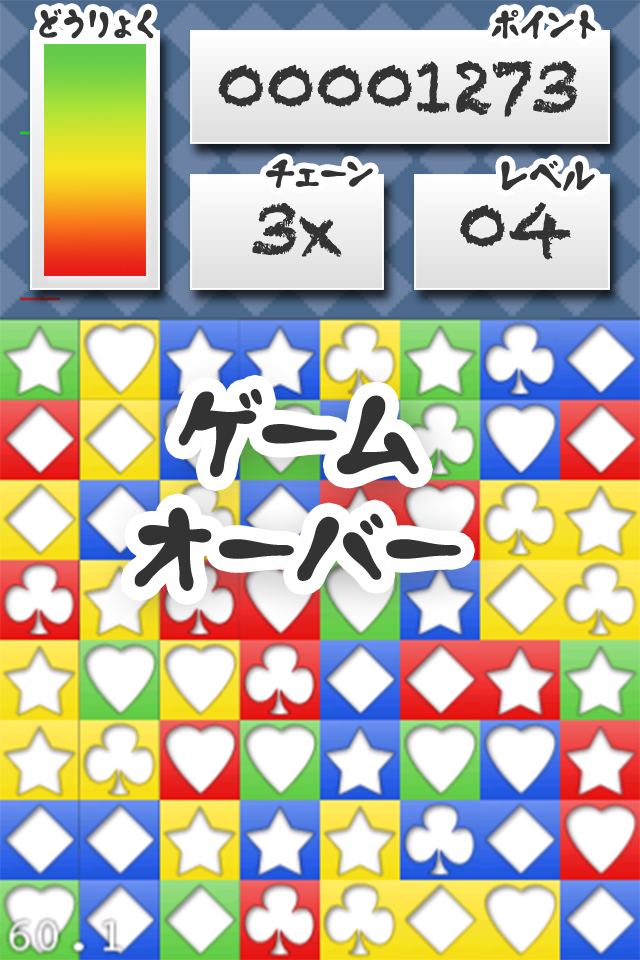
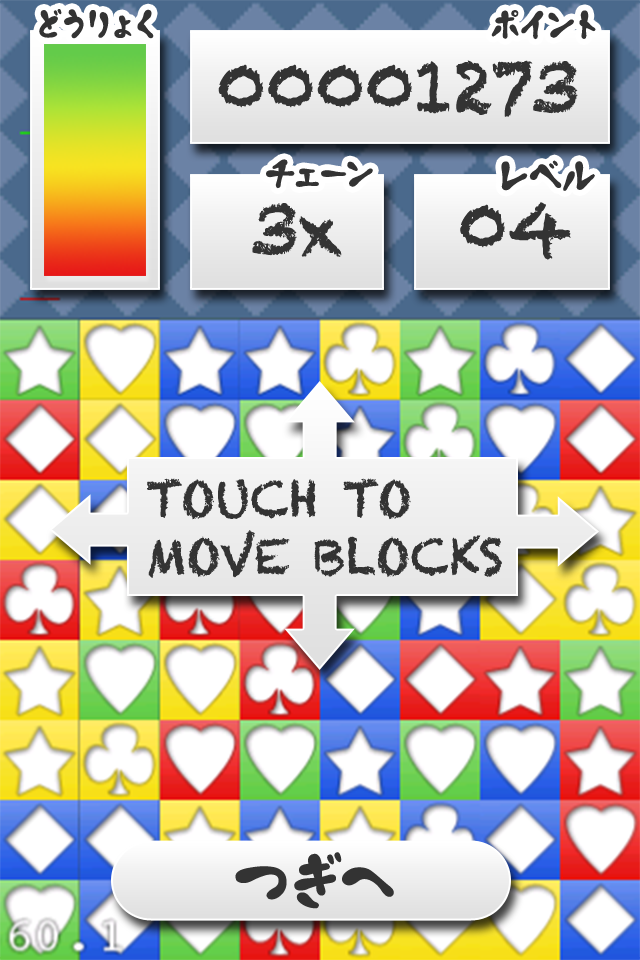
Before/after of a 640×960 layered artwork. What changed in the layer stack:
added group "Tutorial" with 10 layers above "Chain" over (48, 364, 600, 921)
added layer "MOVE" in group "Tutorial" over (147, 478, 502, 578)
added layer "MOVE BG" in group "Tutorial" over (49, 381, 600, 670)
added group "Next Button" with 3 layers in group "Tutorial" over (111, 840, 511, 921)
added layer "PLAY (JA)" in group "Next Button" over (235, 852, 394, 909)
added layer "Button copy" in group "Next Button" over (111, 840, 511, 921)
hid "Game Over (JA)" over (134, 389, 461, 591)
